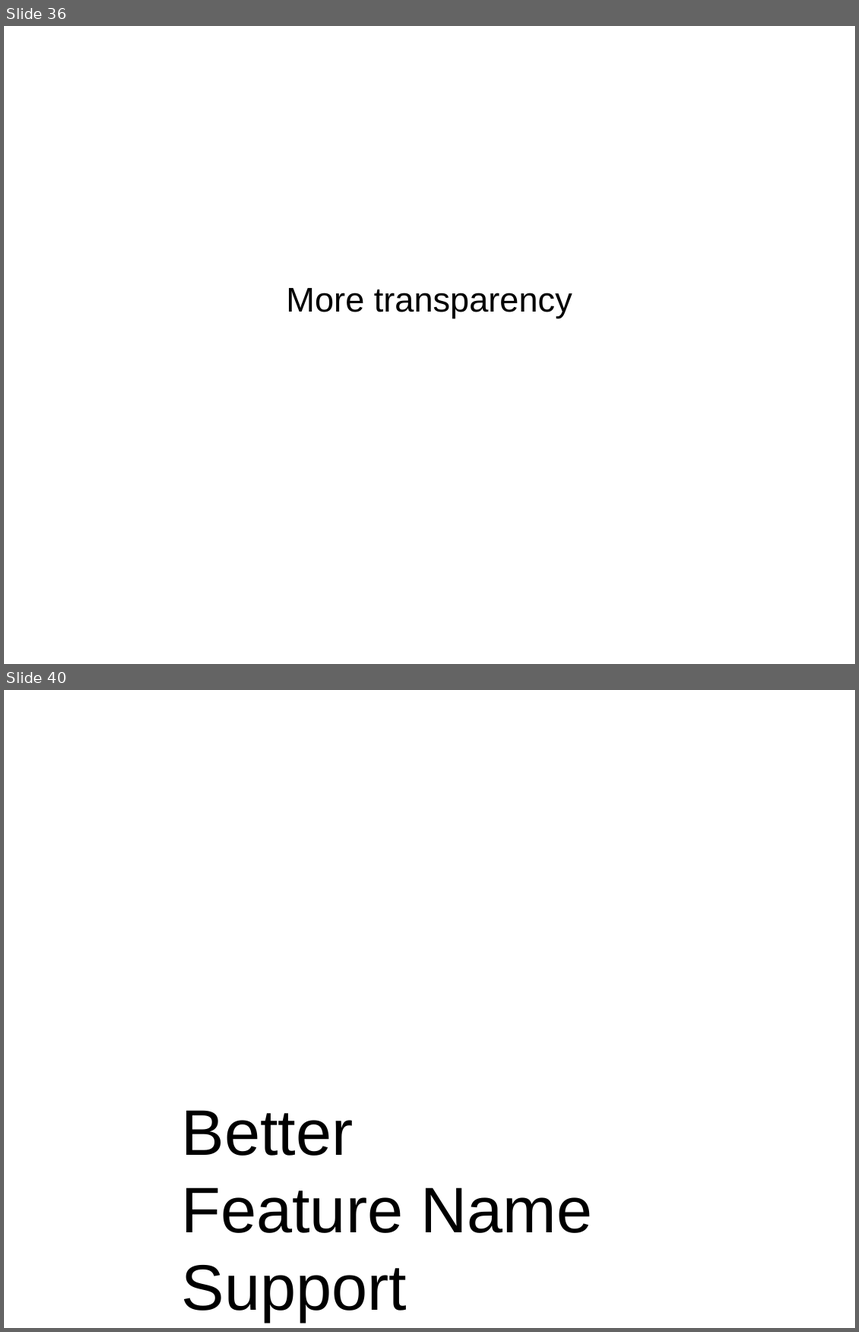
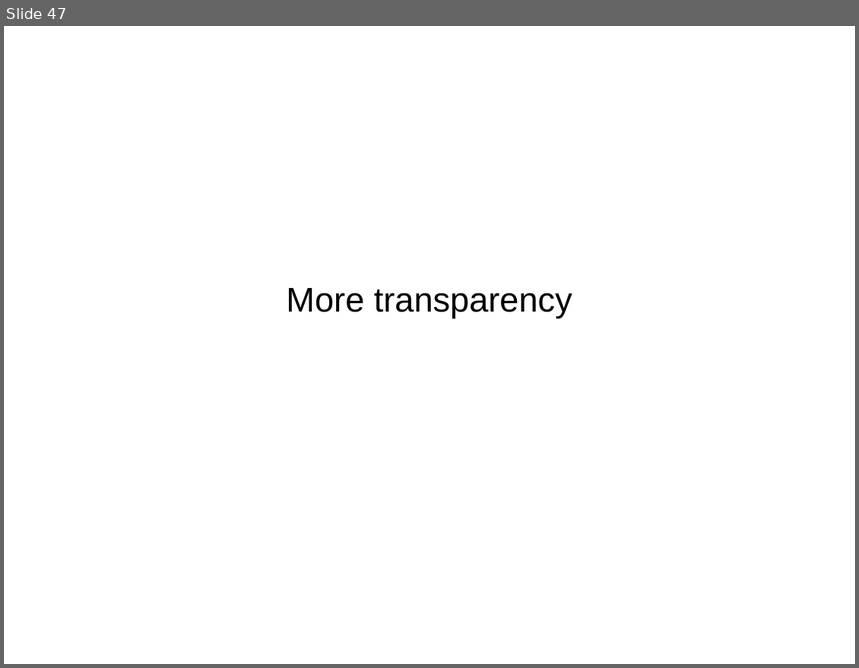
Before and after one commit to amueller/talks_odt, a slide deck: pycon_india_keynote.odp. Shown one above the other, each under a label of ours: slides 36 and 40 before the commit, slide 47 after it; the slides between them are not shown. The pictures are 859x1332 and 859x668 pixels, drawn with LibreOffice and Linux fonts; fonts in the diff are those of the drawing; background and template pictures are left out. Boxes give left, top, right and bottom in pixels: in the first picture for what was removed or moved away, otherwise in the second. Text is boxed around its words. In the diff, an @@ line names an element or a change of style, - is before the commit and + after.

```diff
--- a/pycon_india_keynote.odp
+++ b/pycon_india_keynote.odp
@@ slide 40 removed at (x1=4, y1=690, x2=855, y2=1328), background picture (left out) @@
@@ title removed at (x1=182, y1=1110, x2=593, y2=1322) @@
-Better
-Feature Name
-Support
@@ what was slide 36 is now slide 47 @@
```
Also in this commit, not shown: 5 slides changed, 17 slides added, 9 other slides removed.
